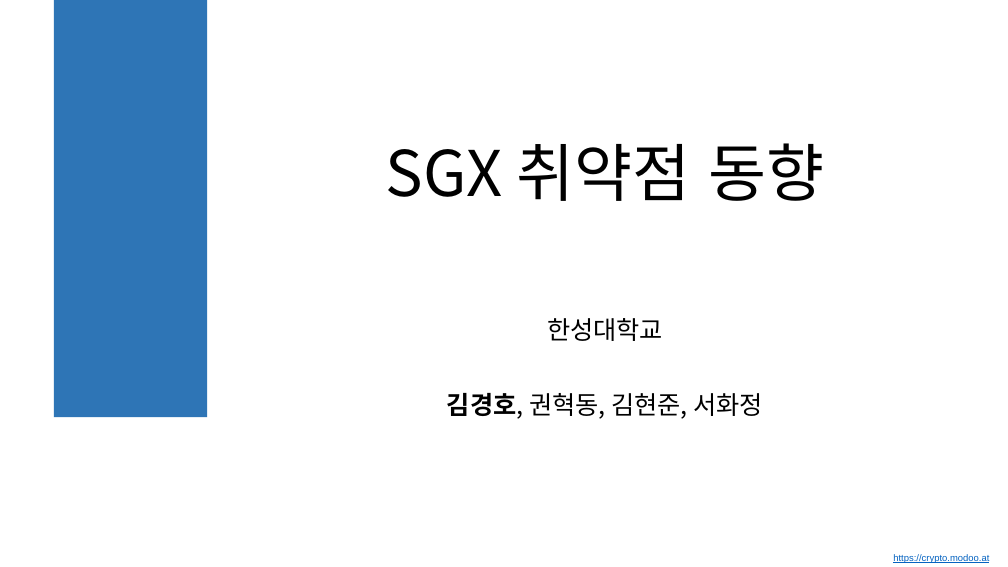
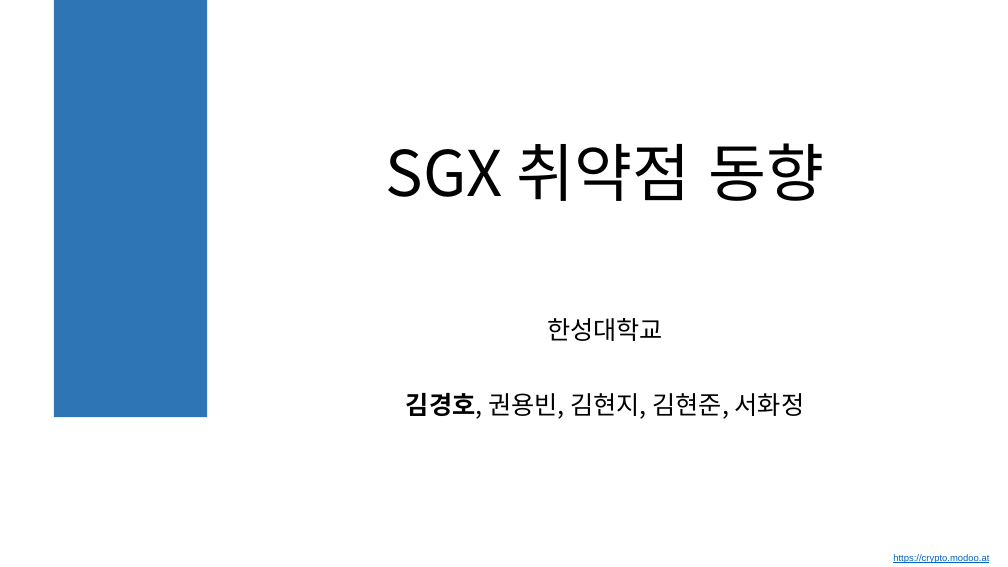
Before and after one commit to solowal/PUBLICATION, a slide deck: slide 1 of 2019/SGX 취약점 동향_발표자료.pptx. Drawn at 1008x567 pixels with LibreOffice and Linux fonts; fonts in the diff are those of the drawing; background and template pictures are left out. Boxes give left, top, right and bottom in pixels: in the first picture for what was removed or moved away, otherwise in the second. Text is boxed around its words. In the diff, an @@ line names an element or a change of style, - is before the commit and + after.

```diff
--- a/2019/SGX 취약점 동향_발표자료.pptx
+++ b/2019/SGX 취약점 동향_발표자료.pptx
@@ subtitle at (406,393,805,419): text changed @@
-김경호, 권혁동, 김현준, 서화정
+김경호, 권용빈, 김현지, 김현준, 서화정
```
Also in this commit, not shown: 14 other files.
